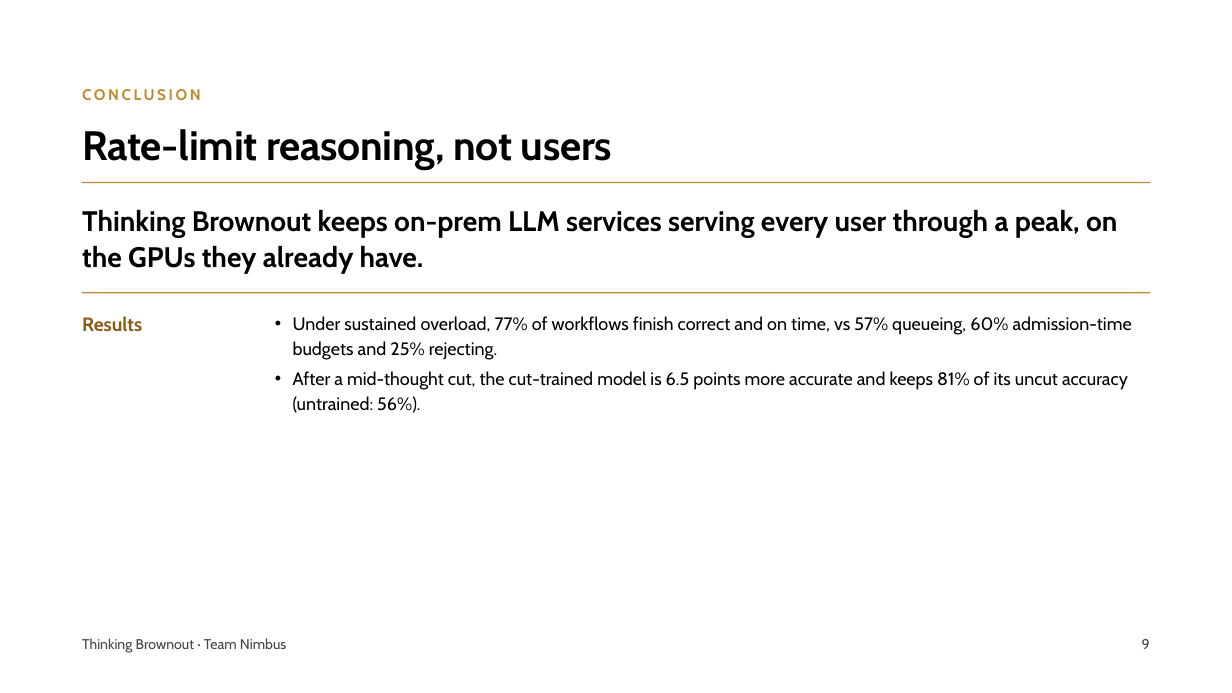
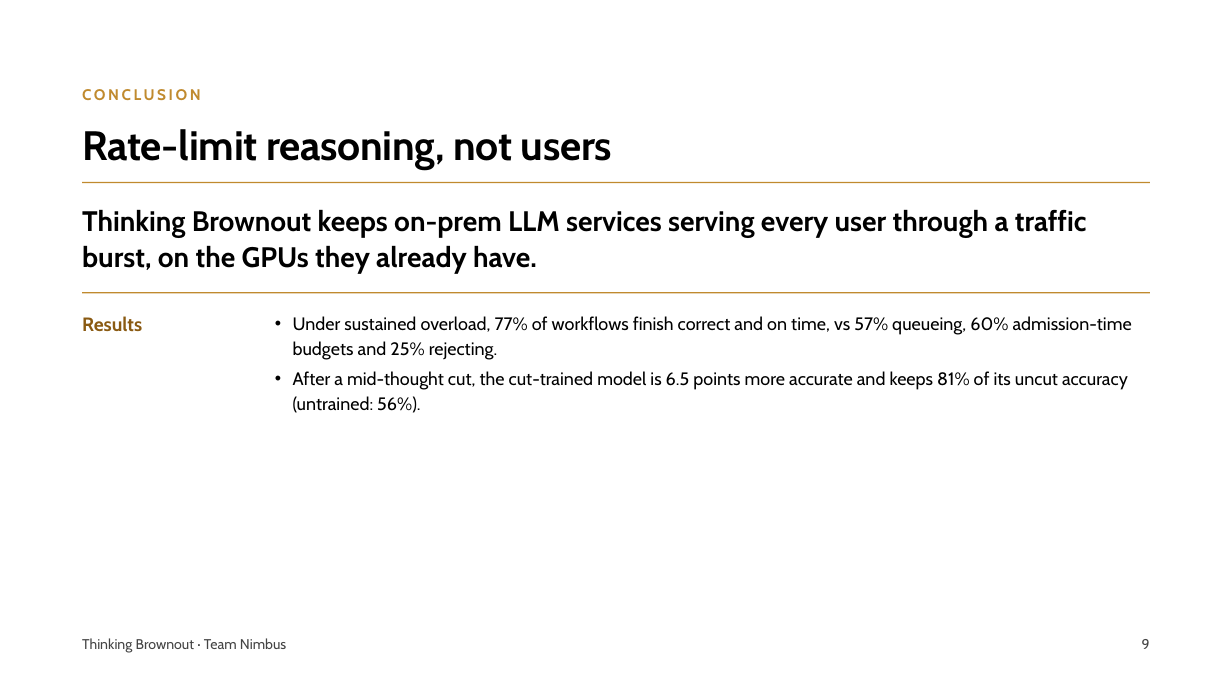
Before and after one commit to pyangyu/team1_nimbus_copy, a slide deck: slide 9 of Symposium Slides.pptx. Drawn at 1232x693 pixels with LibreOffice and Linux fonts; fonts in the diff are those of the drawing. Boxes give left, top, right and bottom in pixels: in the first picture for what was removed or moved away, otherwise in the second. Text is boxed around its words. In the diff, an @@ line names an element or a change of style, - is before the commit and + after.

```diff
--- a/Symposium Slides.pptx
+++ b/Symposium Slides.pptx
@@ text at [82, 209, 1087, 273]: text changed @@
-Thinking Brownout keeps on-prem LLM services serving every user through a peak, on the GPUs they already have.
+Thinking Brownout keeps on-prem LLM services serving every user through a traffic burst, on the GPUs they already have.
```
Also in this commit, not shown: 2 other slides changed.
